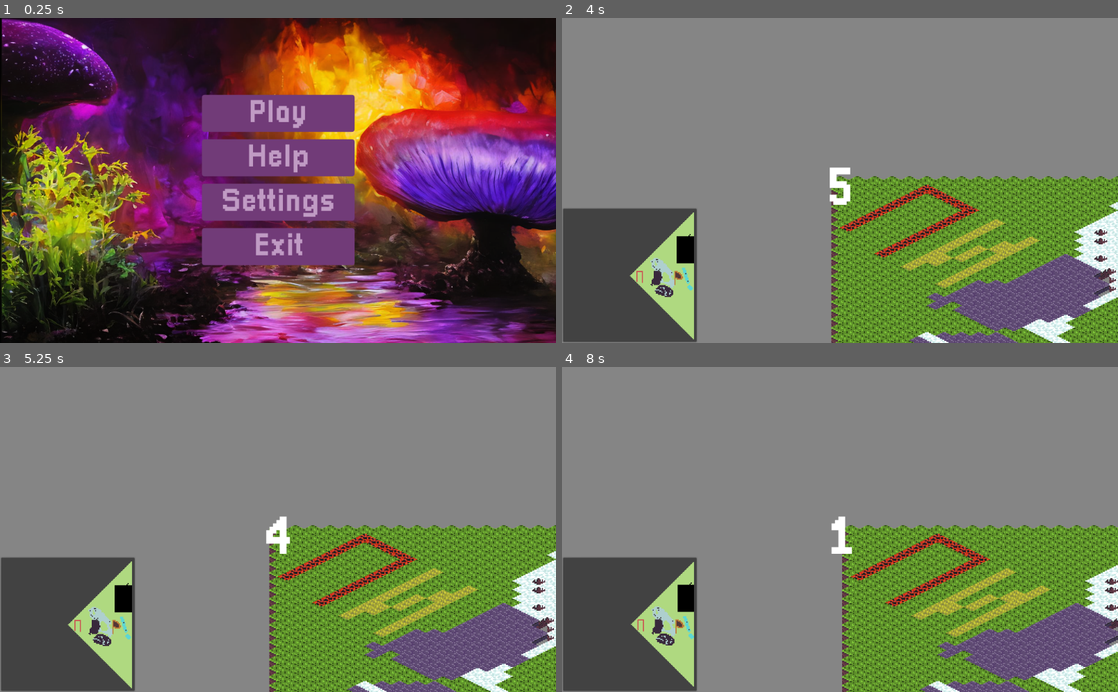
Above: before the commit, frames 1-4 (two rows, left to right).
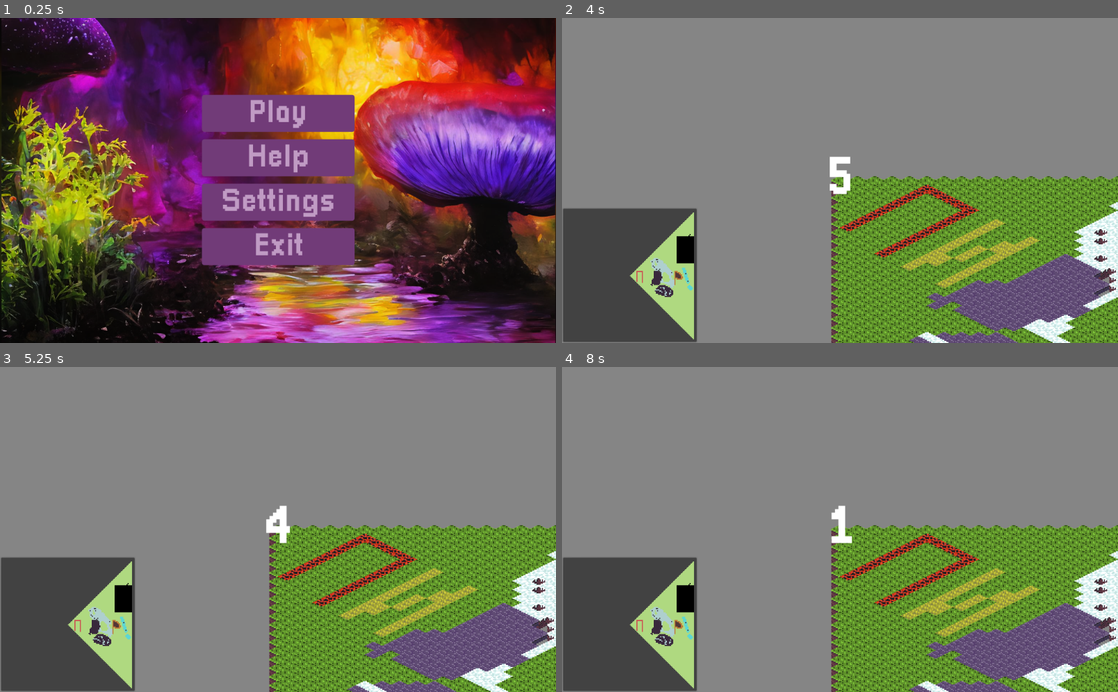
Above: after the commit, the same moments.

Repository: Ducklings-Studio/GGJ-2023
Game: Godot game, scene res://Scenes/Menu.tscn
The game is run twice, just before and just after one commit, with the same random seed, the same clock (stepped at 60 frames per second) and the same inputs.
Inputs (mouse positions are in pixels of both pictures, inside the frame that each line leads up to):
- Up to frame 1 (0.25 s): no input
- Up to frame 2 (4 s): click "Play" at 0.5 s; click "Back" at 1.25 s; click "Play" at 2 s; click "Easy" at 2.75 s; tap Enter at 3.5 s; move the mouse to (962, 164) at 3.52 s; hold Right (ui_right) from 3.53 s (still down); hold Ctrl from 3.53 s (still down); click (962, 164) at 3.67 s
- Up to frame 3 (5.25 s): tap Space at 4.25 s; move the mouse to (166, 545) at 4.27 s; release Right (ui_right) at 4.28 s; release Ctrl at 4.28 s; hold Down (ui_down) 4.28-5.03 s; tap Ctrl at 4.35 s; move the mouse to (333, 458) at 5.02 s; hold Right (ui_right) from 5.03 s (still down); hold Ctrl from 5.03 s (still down)
- Up to frame 4 (8 s): move the mouse to (812, 594) at 5.77 s; release Right (ui_right) at 5.78 s; release Ctrl at 5.78 s; hold Up (ui_up) 5.78-6.53 s; tap Ctrl at 5.85, 7.35 s; click (812, 594) at 5.92 s; tap Enter at 6.5 s; move the mouse to (1006, 578) at 6.52 s; hold Ctrl 6.53-7.28 s; hold Left (ui_left) from 6.53 s (still down); tap Space at 7.25 s; move the mouse to (673, 480) at 7.27 s

The runs differ from the first frame. In frame 1, 56% of the frame differs, in the area x 0-100%, y 0-100%; in frame 2, 0.4%; in frame 3, 0.3%; in frame 4, 14%.

Commit message:
fixes

Diff:
--- a/Scenes/Game.tscn
+++ b/Scenes/Game.tscn
@@ -292,7 +292,7 @@
 cell_y_sort = true
 centered_textures = true
 format = 1
-tile_data = PoolIntArray( -2424761, 1, 0, -2424756, 1, 0, -2 …(217 unchanged characters)… , 0, -1572804, 1, 0, -1572796, 3, 0, -1507259, 3, 0, -1507237, 1, 0, -1376180, 0 …(925 unchanged characters)…
+tile_data = PoolIntArray( -2424761, 1, 0, -2424756, 1, 0, -2 …(217 unchanged characters)… , 0, -1572804, 1, 0, -1572796, 3, 0, -1572773, 0, 0, -1507259, 3, 0, -1507237, 1, 0, -1376180, 0 …(925 unchanged characters)…
 
 [node name="fog" type="TileMap" parent="."]
 mode = 1
@@ -349,10 +349,10 @@
 anchor_top = 0.5
 anchor_right = 0.5
 anchor_bottom = 0.5
-margin_left = -72.5
-margin_top = -30.0
-margin_right = 72.5
-margin_bottom = 30.0
+margin_left = -170.0
+margin_top = -50.0
+margin_right = 170.0
+margin_bottom = 50.0
 theme = SubResource( 6 )
 align = 1
 valign = 1
--- a/Scenes/Menu.tscn
+++ b/Scenes/Menu.tscn
@@ -12,15 +12,12 @@
 anchor_bottom = 1.0
 script = ExtResource( 3 )
 
-[node name="ColorRect" type="ColorRect" parent="."]
+[node name="TextureRect" type="TextureRect" parent="."]
 anchor_right = 1.0
 anchor_bottom = 1.0
-color = Color( 0, 0, 0, 1 )
-
-[node name="MenuBg" type="Sprite" parent="."]
-position = Vector2( 516, 332.094 )
-scale = Vector2( 0.668078, 0.593072 )
 texture = ExtResource( 6 )
+expand = true
+stretch_mode = 7
 
 [node name="MarginContainer" type="MarginContainer" parent="."]
 anchor_left = 0.5
--- a/Scripts/HUD.gd
+++ b/Scripts/HUD.gd
@@ -4,6 +4,7 @@
 var iterator = 0
 
 const audios = [
+	"res://Assets/Audio/Effects/CountSimple.wav",
 	"res://Assets/Audio/Effects/CountSimple.wav",
 	"res://Assets/Audio/Effects/CountSimple.wav",
 	"res://Assets/Audio/Effects/CountSimple.wav",
Not shown, added: Assets/Audio/Effects/CountFinal.wav.import
Not shown, added: Assets/Audio/Effects/CountSimple.wav.import
Not shown, added: Assets/Audio/Effects/fight.ogg.import
Not shown, added: Assets/Audio/Effects/mixkit-simple-countdown-922.wav.import
Not shown, changed: Assets/Icons/indicators.png.import
Binary file removed: Assets/isotiles.png
